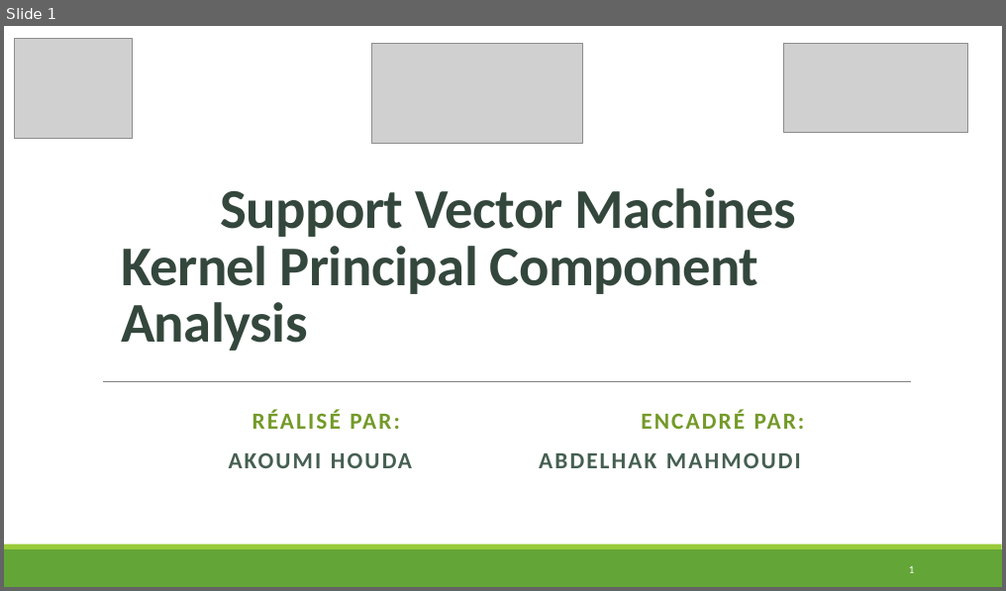
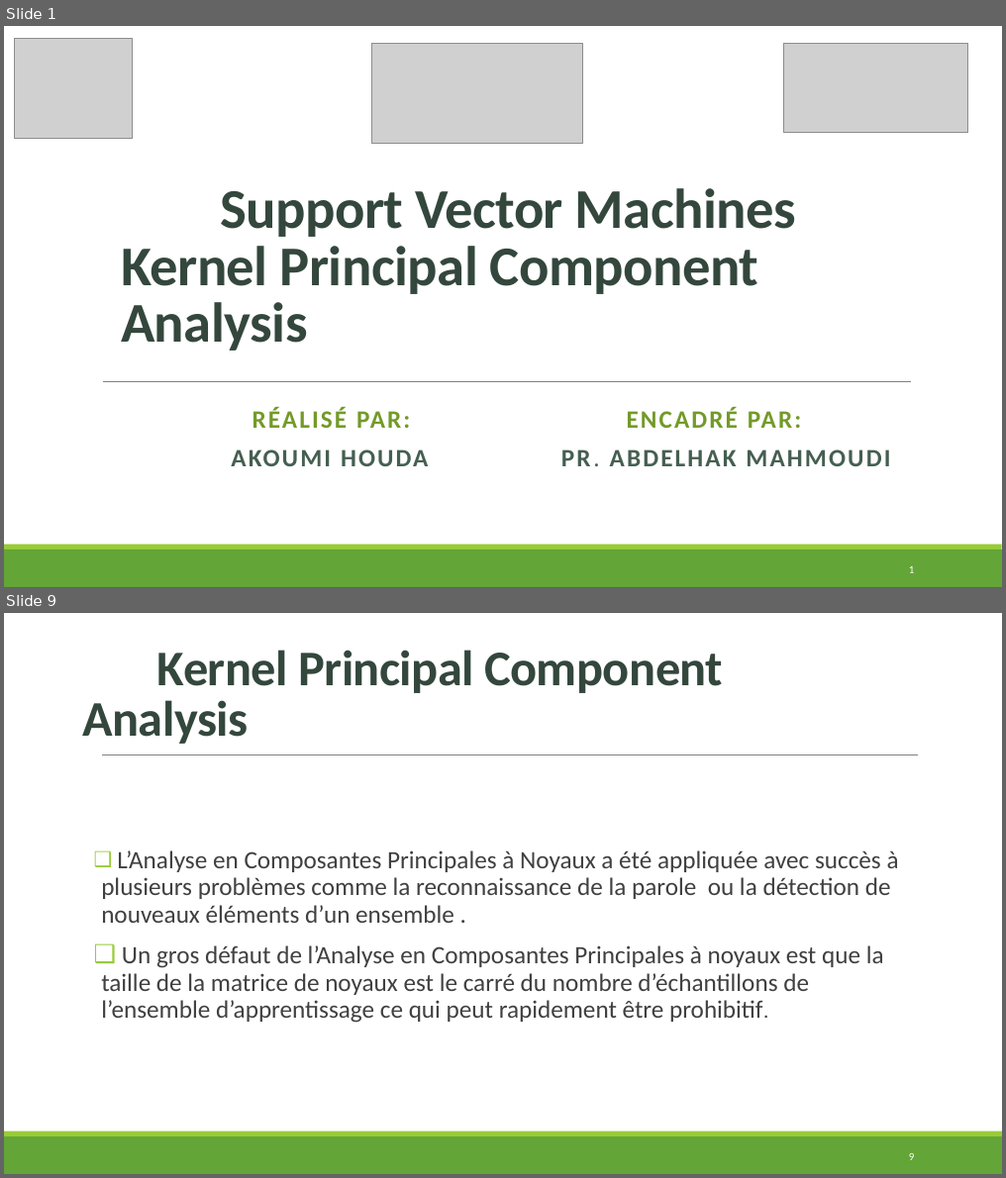
Before and after one commit to HOU-D/Machine-learning-project-, a slide deck: ML_AKOUMI HOUDA.pptx. Shown one above the other, each under a label of ours: slide 1 before the commit, slides 1 and 9 after it; the slides between them are not shown. The pictures are 1006x591 and 1006x1178 pixels, drawn with LibreOffice and Linux fonts; fonts in the diff are those of the drawing; grey boxes stand for pictures. Boxes give left, top, right and bottom in pixels: in the first picture for what was removed or moved away, otherwise in the second. Text is boxed around its words. In the diff, an @@ line names an element or a change of style, - is before the commit and + after.

```diff
--- a/ML_AKOUMI HOUDA.pptx
+++ b/ML_AKOUMI HOUDA.pptx
@@ slide 9 added at <box>4,613,1002,1174</box>, background #FFFFFF; not listed: 2 template elements that a slide beside it also shows @@
@@ title added at <box>82,650,723,744</box>, 48 pt, text #34473D, bold @@
+Kernel Principal Component Analysis
@@ line added from (102, 756) to (918, 756), #808080 0.5 pt @@
@@ text added at <box>101,851,899,1023</box>, 24 pt, text #404040 @@
+❑ L’Analyse en Composantes Principales à Noyaux a été appliquée avec succès à plusieurs problèmes comme la reconnaissance de la parole ou la détection de nouveaux éléments d’un ensemble .
+❑ Un gros défaut de l’Analyse en Composantes Principales à noyaux est que la taille de la matrice de noyaux est le carré du nombre d’échantillons de l’ensemble d’apprentissage ce qui peut rapidement être prohibitif.
@@ page number added at <box>909,1154,915,1160</box>, 10.5 pt, text #FFFFFF @@
+9
@@ slide 1 changed as well @@
@@ subtitle at <box>252,408,801,428</box>: size 22.2 to 24 pt in "RÉALISÉ PAR: ENCADRÉ PAR:"; line spacing 0.9 to 0.8 @@
@@ subtitle at <box>231,450,890,467</box>: text changed; size 22.2 to 24 pt @@
-AKOUMI HOUDA ABDELHAK MAHMOUDI
+AKOUMI HOUDA PR. ABDELHAK MAHMOUDI
```
Also in this commit, not shown: 3 other slides changed, 5 other slides added, 6 slides removed.
